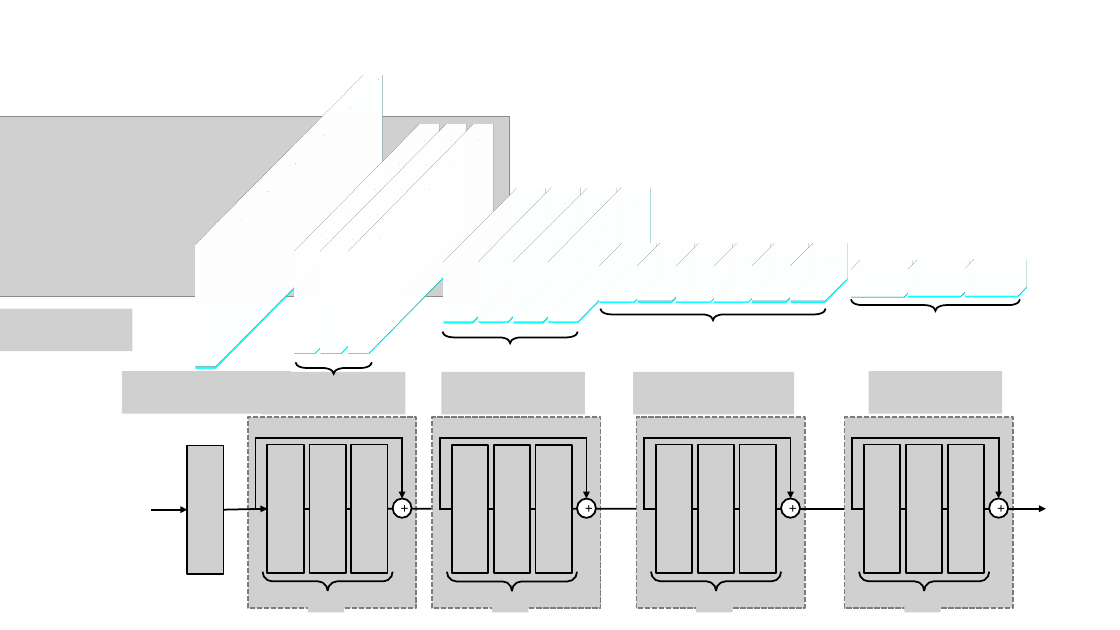
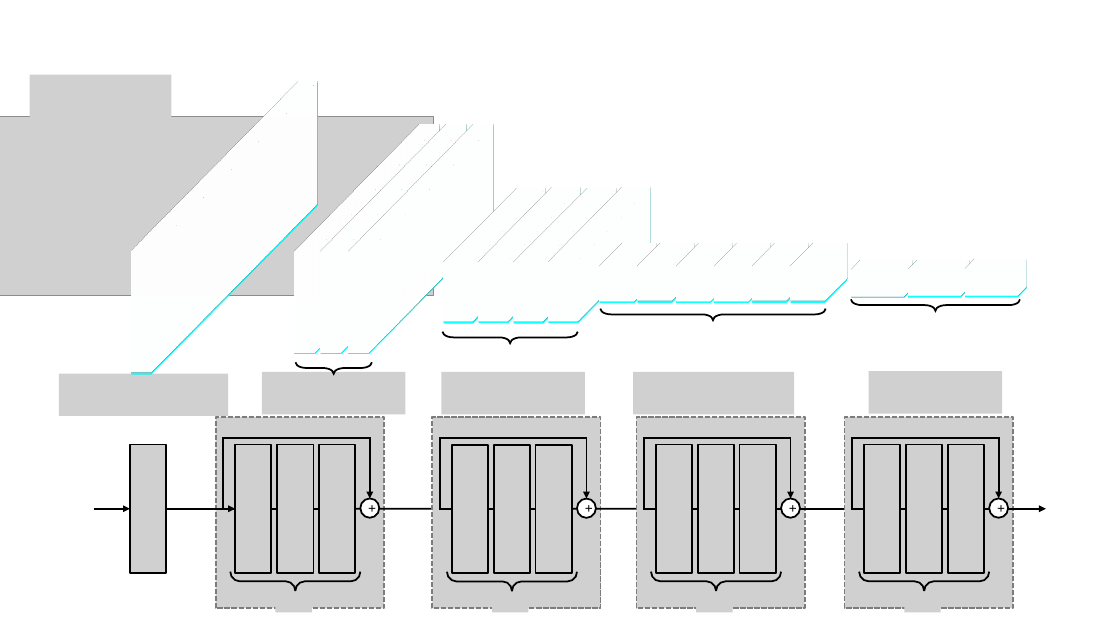
Before and after one commit to MirrichWangD/MUST, a slide deck: slide 4 of 畢業論文/PPT/p.pptx. Drawn at 1120x630 pixels with LibreOffice and Linux fonts; fonts in the diff are those of the drawing; grey boxes stand for pictures. Boxes give left, top, right and bottom in pixels: in the first picture for what was removed or moved away, otherwise in the second. Text is boxed around its words. In the diff, an @@ line names an element or a change of style, - is before the commit and + after.

```diff
--- a/畢業論文/PPT/p.pptx
+++ b/畢業論文/PPT/p.pptx
@@ picture: place and size @@
-picture at box(0, 308, 133, 350)
+picture at box(29, 75, 171, 117)
@@ cube: place and size @@
-cube at box(195, 76, 384, 366)
+cube at box(130, 82, 319, 372)
@@ cube at box(130, 82, 319, 372): outline #2E2EFF 0.75 pt to #000000 0.75 pt @@
@@ picture: place and size @@
-picture at box(0, 116, 510, 296)
+picture at box(0, 116, 434, 296)
@@ outline #1B1BFE 0.75 pt to #000000 0.75 pt in 5 elements at box(293, 124, 440, 352), box(320, 124, 467, 352), box(348, 124, 495, 352), box(444, 188, 547, 322), box(478, 187, 581, 321) @@
@@ picture: place and size @@
-picture at box(122, 371, 292, 413)
+picture at box(59, 374, 229, 416)
@@ picture added at box(130, 444, 166, 573) @@
@@ picture removed at box(187, 445, 223, 574) @@
@@ 5 pictures, 1 ellipse, 1 elbow arrow: place and size @@
-5 pictures, 1 ellipse, 1 elbow arrow at box(248, 417, 416, 613)
+5 pictures, 1 ellipse, 1 elbow arrow at box(216, 417, 384, 613)
@@ arrow moved from (151, 510) - (187, 510) to (94, 509) - (130, 509) @@
@@ arrow moved from (223, 510) - (267, 509) to (134, 509) - (235, 509) @@
@@ 2 lines, 1 right brace: place and size @@
-2 lines, 1 right brace at box(263, 509, 393, 592)
+2 lines, 1 right brace at box(230, 509, 360, 592)
@@ arrow moved from (387, 509) - (452, 509) to (355, 509) - (452, 509) @@
```
Also in this commit, not shown: 5 other slides changed, 2 slides added, 1 other file.
